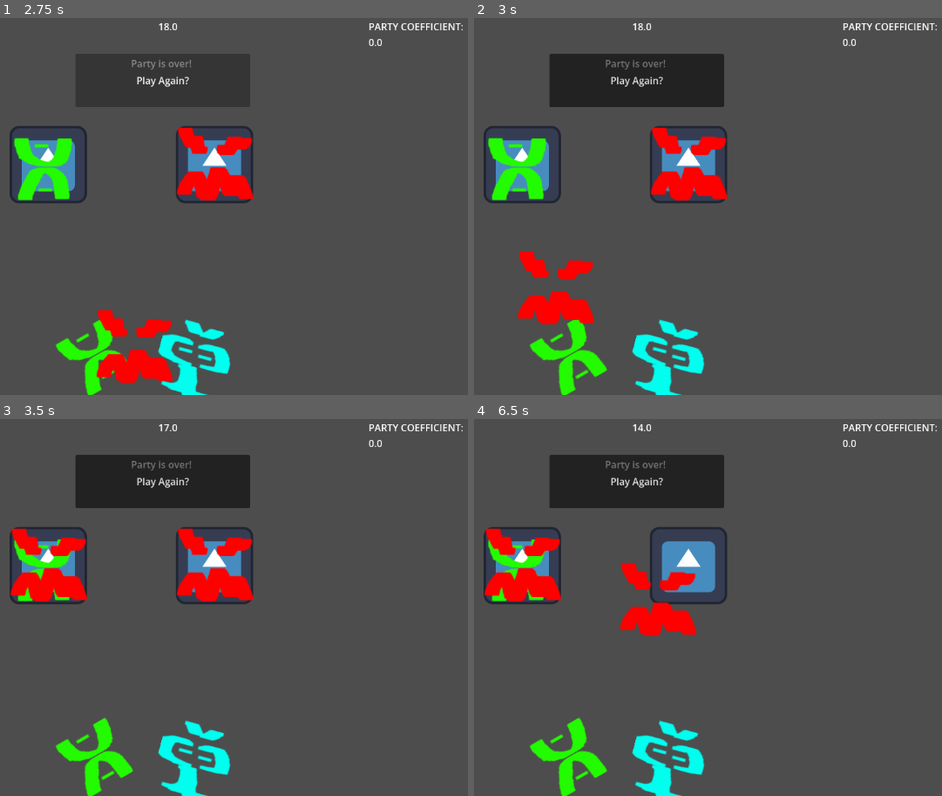
Above: before the commit, frames 1-4 (two rows, left to right).
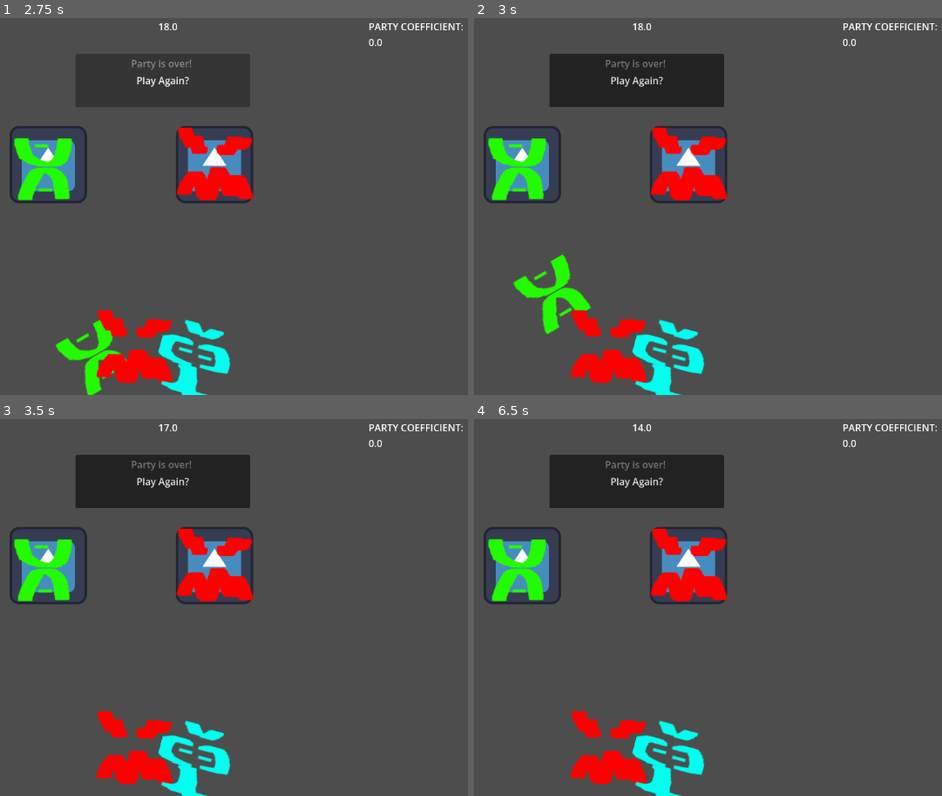
Above: after the commit, the same moments.

Repository: Devination/GGJ2025
Game: Godot game, scene res://scenes/main.tscn
Same seed, same stepped clock (60 frames per second), same inputs: the game is played once before the commit and once after it. The engine's default icon, where the game draws it, is replaced by a stand-in: a white triangle on a blue panel in a dark square.
Inputs (mouse positions are in pixels of both pictures, inside the frame that each line leads up to):
- Up to frame 1 (2.75 s): click "Play Again?" at 0.5 s; click "Play Again?" at 1.25 s; click "Play Again?" at 2 s
- Up to frame 2 (3 s): tap Enter at 2.75 s; drag from (572, 349) to (520, 165) at 2.77 s
- Up to frame 3 (3.5 s): no input
- Up to frame 4 (6.5 s): drag from (520, 566) to (572, 750) at 3.52 s; tap Space at 4.25, 5.75 s; move the mouse to (670, 762) at 4.27 s; click (670, 762) at 4.42 s; tap Enter at 5 s; drag from (572, 750) to (520, 566) at 5.02 s; drag from (689, 566) to (656, 599) at 5.77 s

Frame 1 is identical in both runs. In frame 2, 4.4% of the frame differs, in the area x 8-37%, y 61-100%; in frame 3, 4.0%; in frame 4, 6.7%, in the area x 2-55%, y 28-100%.

Commit message:
fix mask not attaching sometimes

Diff:
--- /dev/null
+++ b/godot/ggj-2026/resources/mask_collision_shape.tres
@@ -0,0 +1,4 @@
+[gd_resource type="RectangleShape2D" format=3 uid="uid://lr3sgv4sbxho"]
+
+[resource]
+size = Vector2(110, 112)
--- a/godot/ggj-2026/scenes/guest.tscn
+++ b/godot/ggj-2026/scenes/guest.tscn
@@ -4,7 +4,7 @@
 [ext_resource type="Texture2D" uid="uid://d3v8eynat77lb" path="res://assets/images/icon.svg" id="1_my1ra"]
 
 [sub_resource type="RectangleShape2D" id="RectangleShape2D_my1ra"]
-size = Vector2(134, 124)
+size = Vector2(146, 140)
 
 [node name="Guest" type="Node2D" unique_id=2123231278]
 script = ExtResource("1_21oj1")
--- a/godot/ggj-2026/scenes/mask1.tscn
+++ b/godot/ggj-2026/scenes/mask1.tscn
@@ -2,12 +2,11 @@
 
 [ext_resource type="Texture2D" uid="uid://brnuf6328378e" path="res://assets/images/mask1.png" id="1_in0c2"]
 [ext_resource type="Script" uid="uid://c18mmc3uvit4i" path="res://scripts/mask.gd" id="1_uapli"]
-
-[sub_resource type="RectangleShape2D" id="RectangleShape2D_0r48r"]
-size = Vector2(134, 124)
+[ext_resource type="Shape2D" uid="uid://lr3sgv4sbxho" path="res://resources/mask_collision_shape.tres" id="3_b7ude"]
 
 [node name="Mask" type="Node2D" unique_id=1857447491]
 script = ExtResource("1_uapli")
+attribute = Array[int]([1])
 
 [node name="Art" type="Sprite2D" parent="." unique_id=147729785]
 texture = ExtResource("1_in0c2")
@@ -16,6 +15,6 @@
 collision_layer = 2
 
 [node name="CollisionShape2D" type="CollisionShape2D" parent="Area2D" unique_id=101659647]
-shape = SubResource("RectangleShape2D_0r48r")
+shape = ExtResource("3_b7ude")
 
 [connection signal="input_event" from="Area2D" to="." method="_on_area_2d_input_event"]
--- a/godot/ggj-2026/scenes/mask2.tscn
+++ b/godot/ggj-2026/scenes/mask2.tscn
@@ -2,12 +2,11 @@
 
 [ext_resource type="Texture2D" uid="uid://k07jw2ib4k2s" path="res://assets/images/mask2.png" id="1_7pmcf"]
 [ext_resource type="Script" uid="uid://c18mmc3uvit4i" path="res://scripts/mask.gd" id="1_db2f1"]
-
-[sub_resource type="RectangleShape2D" id="RectangleShape2D_7pmcf"]
-size = Vector2(134, 124)
+[ext_resource type="Shape2D" uid="uid://lr3sgv4sbxho" path="res://resources/mask_collision_shape.tres" id="3_bkk5y"]
 
 [node name="Mask" type="Node2D" unique_id=1854816556]
 script = ExtResource("1_db2f1")
+attribute = Array[int]([2])
 
 [node name="Art" type="Sprite2D" parent="." unique_id=1136548494]
 texture = ExtResource("1_7pmcf")
@@ -16,6 +15,6 @@
 collision_layer = 2
 
 [node name="CollisionShape2D" type="CollisionShape2D" parent="Area2D" unique_id=417118915]
-shape = SubResource("RectangleShape2D_7pmcf")
+shape = ExtResource("3_bkk5y")
 
 [connection signal="input_event" from="Area2D" to="." method="_on_area_2d_input_event"]
--- a/godot/ggj-2026/scenes/mask3.tscn
+++ b/godot/ggj-2026/scenes/mask3.tscn
@@ -2,12 +2,11 @@
 
 [ext_resource type="Texture2D" uid="uid://c1sqvdutuseyb" path="res://assets/images/mask3.png" id="1_1llqt"]
 [ext_resource type="Script" uid="uid://c18mmc3uvit4i" path="res://scripts/mask.gd" id="1_yvm3d"]
-
-[sub_resource type="RectangleShape2D" id="RectangleShape2D_1llqt"]
-size = Vector2(134, 124)
+[ext_resource type="Shape2D" uid="uid://lr3sgv4sbxho" path="res://resources/mask_collision_shape.tres" id="3_u06dg"]
 
 [node name="Mask" type="Node2D" unique_id=720987282]
 script = ExtResource("1_yvm3d")
+attribute = Array[int]([3])
 
 [node name="Art" type="Sprite2D" parent="." unique_id=315266520]
 texture = ExtResource("1_1llqt")
@@ -16,6 +15,6 @@
 collision_layer = 2
 
 [node name="CollisionShape2D" type="CollisionShape2D" parent="Area2D" unique_id=681538306]
-shape = SubResource("RectangleShape2D_1llqt")
+shape = ExtResource("3_u06dg")
 
 [connection signal="input_event" from="Area2D" to="." method="_on_area_2d_input_event"]
--- a/godot/ggj-2026/scripts/guest.gd
+++ b/godot/ggj-2026/scripts/guest.gd
@@ -11,6 +11,12 @@
 	mask = $Mask # get the child object named "Mask" at game start
 
 func wear_mask(new_mask:Mask):
-	print("Wearing mask: ", mask)
-	# TODO: delete mask
+	# delete old mask
+	if new_mask != mask:
+		mask.queue_free()
+
+	# apply new mask
 	mask = new_mask
+	mask.reparent(self)
+	mask.position = Vector2.ZERO
+	mask.rotation = 0
--- a/godot/ggj-2026/scripts/hand.gd
+++ b/godot/ggj-2026/scripts/hand.gd
@@ -10,8 +10,6 @@
 func _ready() -> void:
 	mask_points = [$MaskPoint1, $MaskPoint2, $MaskPoint3]
 
-func _process(delta: float) -> void:
+func _process(_delta: float) -> void:
 	if dragging_mask:
 		dragging_mask.global_position = get_global_mouse_position()
-	#global_position = get_global_mouse_position()
-	pass
--- a/godot/ggj-2026/scripts/mask.gd
+++ b/godot/ggj-2026/scripts/mask.gd
@@ -12,21 +12,17 @@
 	hand = %Hand
 	area = $Area2D
 
-func _process(delta: float) -> void:
-	# global_position = get_global_mouse_position()
-	pass
 
-
-func _on_area_2d_input_event(viewport: Node, event: InputEvent, shape_idx: int) -> void:
+func _on_area_2d_input_event(_viewport: Node, event: InputEvent, _shape_idx: int) -> void:
 	if event is InputEventMouseButton:
 		if event.button_index == MOUSE_BUTTON_LEFT and event.pressed == true:
 			#print(get_global_mouse_position(), shape_idx)
 			hand.dragging_mask = self
-		elif event.button_index == MOUSE_BUTTON_LEFT and event.is_released() and hand.dragging_mask == self:
+		elif (event.button_index == MOUSE_BUTTON_LEFT
+		 and event.is_released()
+		 and hand.dragging_mask == self):
 			hand.dragging_mask = null
 			apply_mask_to_guest()
-		else:
-			hand.dragging_mask = null
 
 func apply_mask_to_guest():
 	var bodies = area.get_overlapping_areas()
